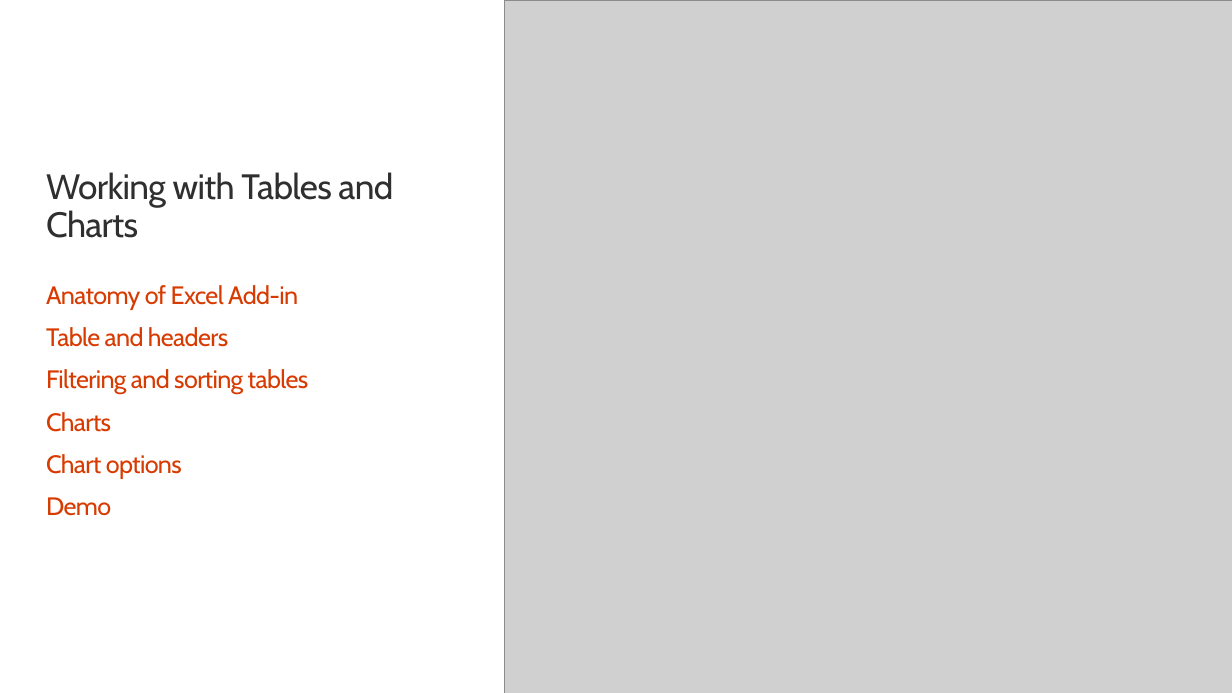
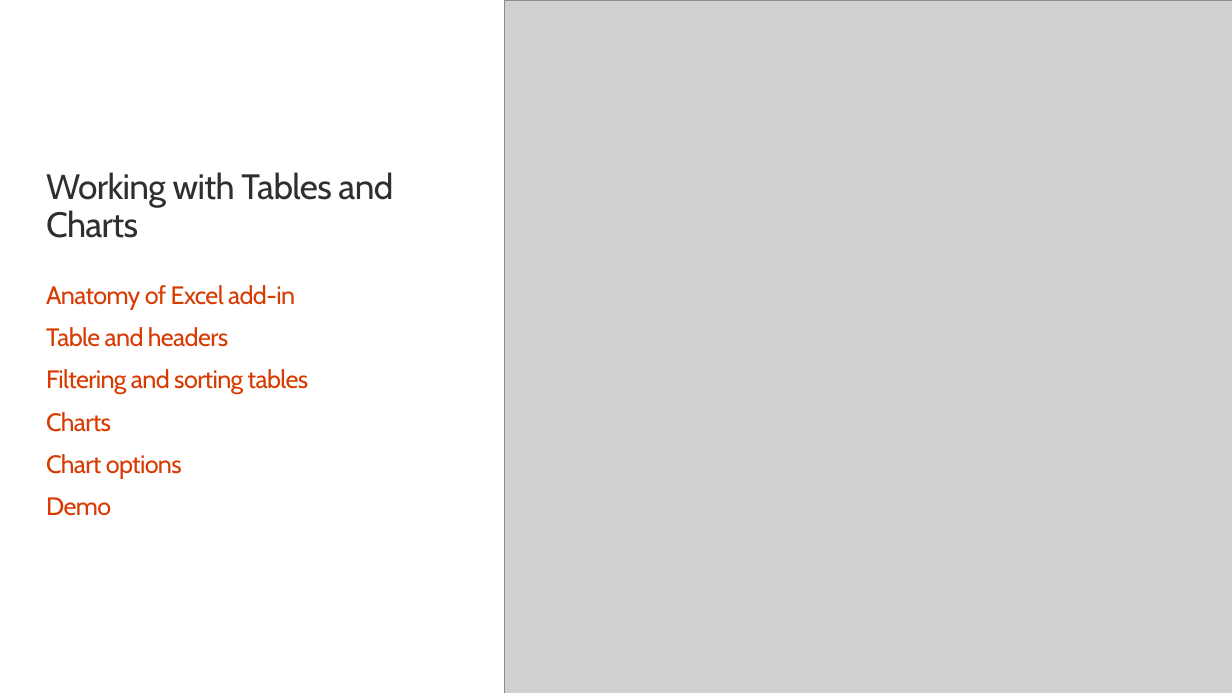
Before and after one commit to OfficeDev/TrainingContent, a slide deck: slide 2 of OfficeAddin/02 Building Add-ins for Microsoft Excel/01 Tables and Charts in Excel Add-ins.pptx. Drawn at 1232x693 pixels with LibreOffice and Linux fonts; fonts in the diff are those of the drawing; grey boxes stand for pictures; background and template pictures are left out. Boxes give left, top, right and bottom in pixels: in the first picture for what was removed or moved away, otherwise in the second. Text is boxed around its words. In the diff, an @@ line names an element or a change of style, - is before the commit and + after.

```diff
--- a/OfficeAddin/02 Building Add-ins for Microsoft Excel/01 Tables and Charts in Excel Add-ins.pptx
+++ b/OfficeAddin/02 Building Add-ins for Microsoft Excel/01 Tables and Charts in Excel Add-ins.pptx
@@ text at box(46, 285, 295, 310): text changed @@
-Anatomy of Excel Add-in
+Anatomy of Excel add-in
```
Also in this commit, not shown: 8 other slides changed, 41 other files.
